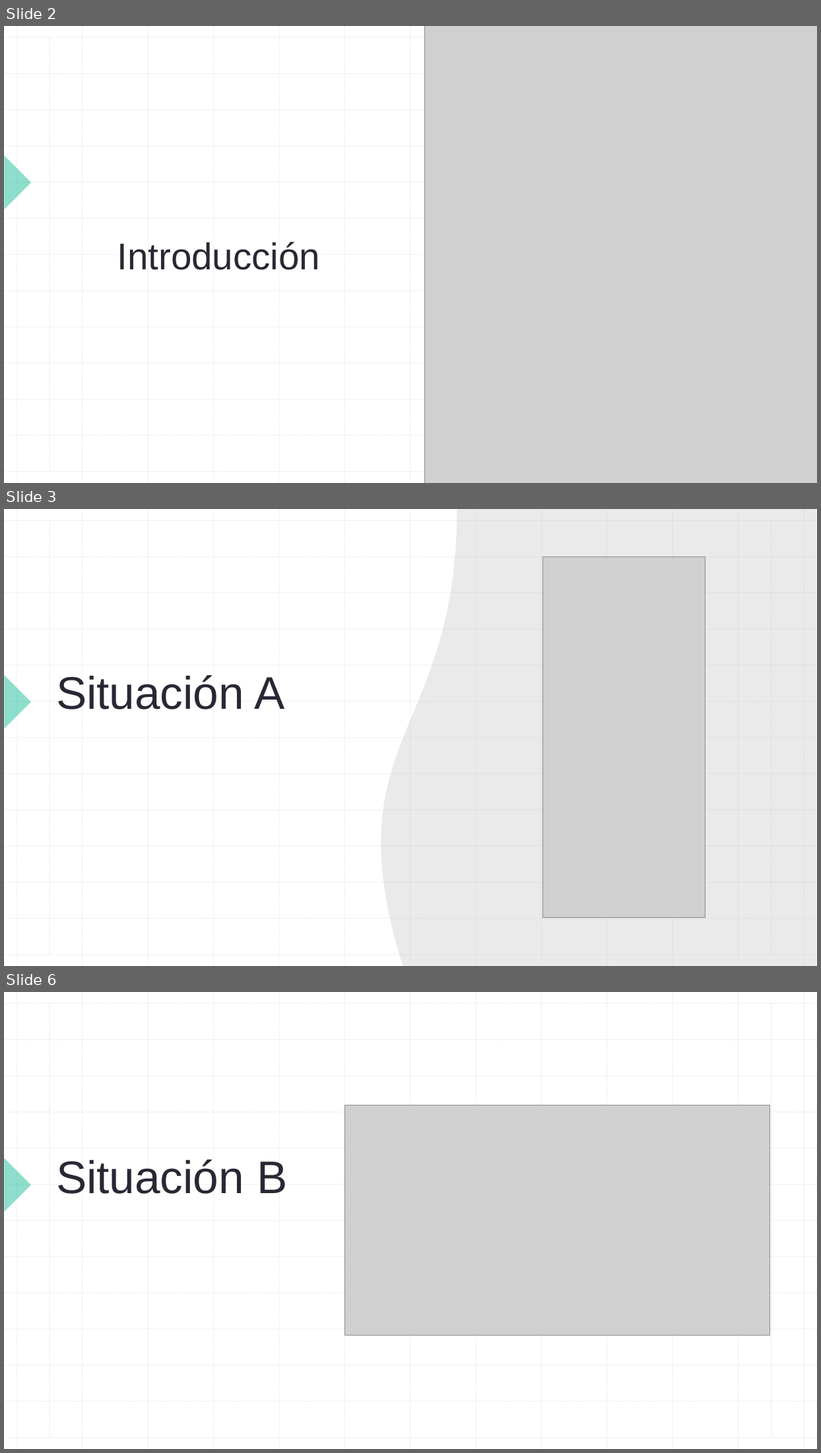
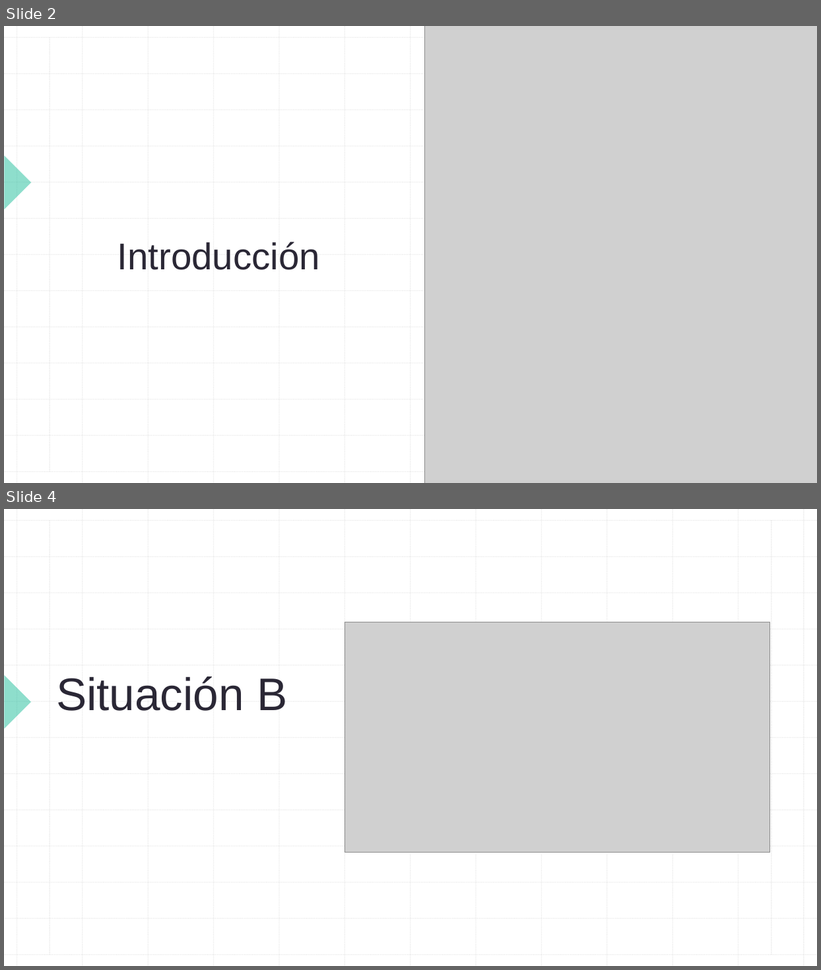
Before and after one commit to jesjack/LOW-DENSITY, a slide deck: Pitch_Low-Density.pptx. Shown one above the other, each under a label of ours: slides 2, 3 and 6 before the commit, slides 2 and 4 after it; the slides between them are not shown. The pictures are 821x1453 and 821x970 pixels, drawn with LibreOffice and Linux fonts; fonts in the diff are those of the drawing; grey boxes stand for pictures. Boxes give left, top, right and bottom in pixels: in the first picture for what was removed or moved away, otherwise in the second. Text is boxed around its words. In the diff, an @@ line names an element or a change of style, - is before the commit and + after.

```diff
--- a/Pitch_Low-Density.pptx
+++ b/Pitch_Low-Density.pptx
@@ slide 3 removed at <box>4,509,817,966</box>, background #FFFFFF; not listed: 27 template elements that a slide beside it also shows @@
@@ rectangle removed at <box>4,509,817,966</box> @@
@@ freeform shape removed at <box>381,509,816,966</box> @@
@@ group removed at <box>4,509,817,966</box>: 28 lines @@
@@ picture removed at <box>543,557,706,918</box> @@
@@ right triangle removed at <box>4,675,31,729</box> @@
@@ right triangle removed at <box>4,675,31,729</box> @@
@@ title removed at <box>56,675,284,710</box> @@
-Situación A
@@ group removed at <box>4,509,817,966</box>: 26 lines @@
@@ what was slide 6 is now slide 4 @@
```
Also in this commit, not shown: 3 slides added, 2 other slides removed.
